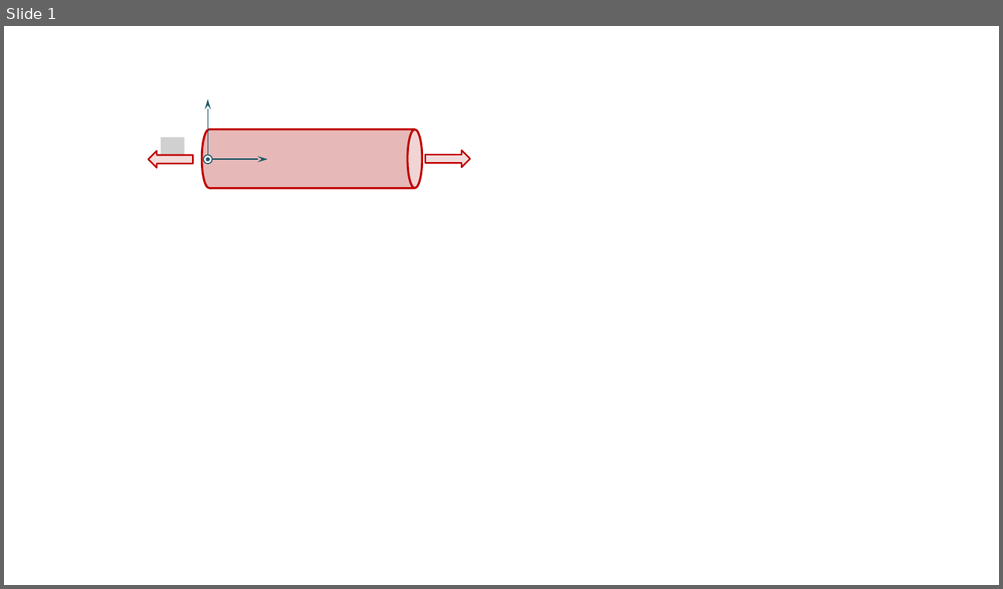
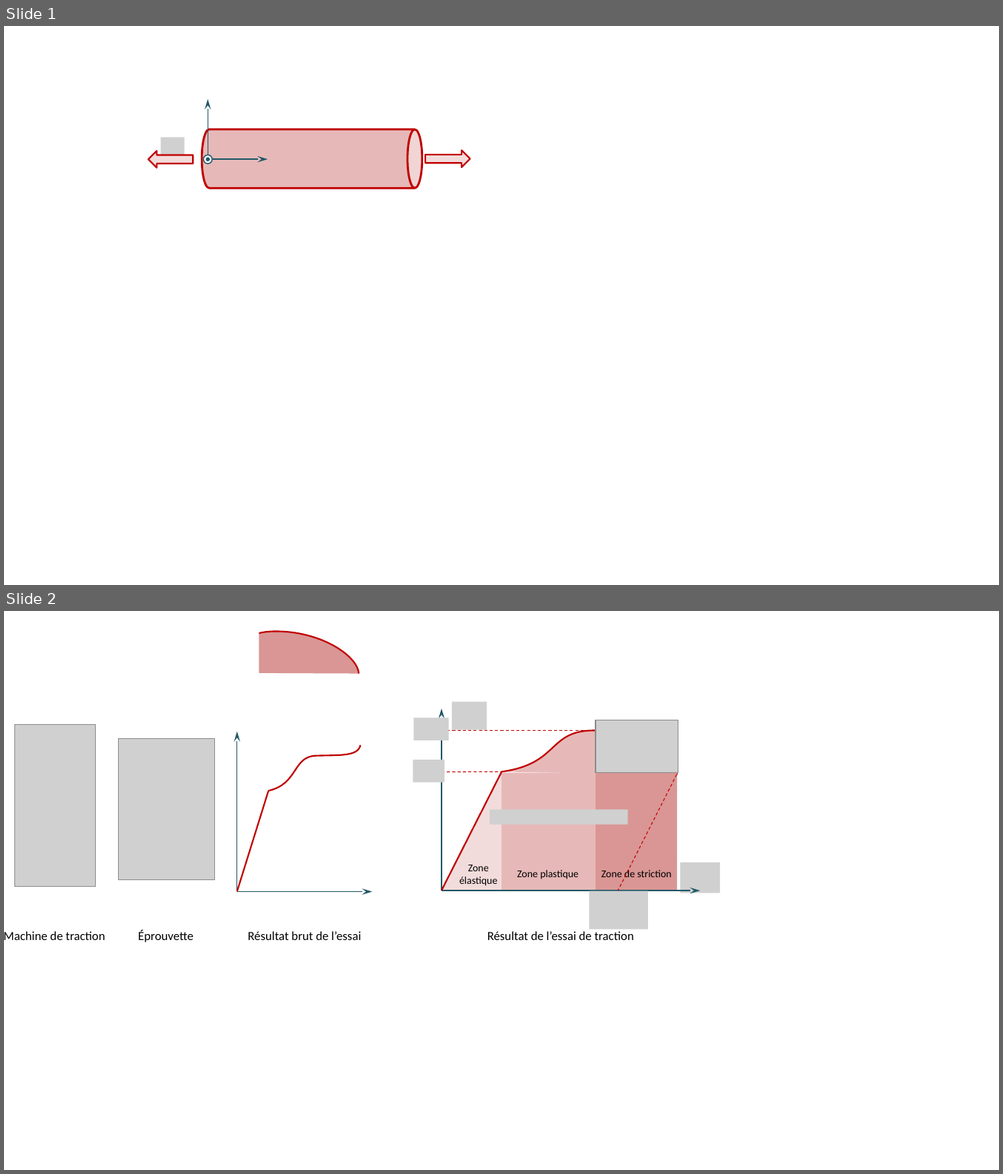
Before and after one commit to xpessoles/08_Etude_Deformation_Produits_Analyser_Modeliser_Resoudre, a slide deck: 02_TractionCompression/Fiche/images/Figures.pptx. Shown one above the other, each under a label of ours: slide 1 before the commit, slides 1 and 2 after it. The pictures are 1003x589 and 1003x1174 pixels, drawn with LibreOffice and Linux fonts; fonts in the diff are those of the drawing; grey boxes stand for pictures; background and template pictures are left out. Boxes give left, top, right and bottom in pixels: in the first picture for what was removed or moved away, otherwise in the second. Text is boxed around its words. In the diff, an @@ line names an element or a change of style, - is before the commit and + after.

```diff
--- a/02_TractionCompression/Fiche/images/Figures.pptx
+++ b/02_TractionCompression/Fiche/images/Figures.pptx
@@ slide 2 added at <box>4,611,999,1170</box>, background #FFFFFF @@
@@ rectangle added at <box>168,625,259,678</box>, fill #FFFFFF @@
@@ freeform shape added at <box>182,631,358,674</box>, fill #D99694, outline #C00000 1.5 pt @@
@@ picture added at <box>414,718,449,740</box> @@
@@ picture added at <box>452,702,486,730</box> @@
@@ picture added at <box>596,720,677,773</box> @@
@@ picture added at <box>14,724,95,887</box> @@
@@ picture added at <box>118,738,214,880</box> @@
@@ arrow added from (237, 891) to (237, 732), #215968 1 pt @@
@@ line added from (441, 730) to (593, 730), #C00000 0.75 pt dashed @@
@@ freeform shape added at <box>501,730,676,775</box>, fill #E6B9B8, outline #C00000 1.5 pt @@
@@ freeform shape added at <box>268,745,361,791</box>, outline #C00000 1.5 pt @@
@@ picture added at <box>413,760,444,783</box> @@
@@ right triangle added at <box>441,772,501,891</box>, fill #F2DCDB @@
@@ line added from (441, 891) to (502, 772), #C00000 1.5 pt @@
@@ line added from (441, 772) to (501, 772), #C00000 0.75 pt dashed @@
@@ rectangle added at <box>502,773,596,891</box>, fill #E6B9B8 @@
@@ rectangle added at <box>596,772,677,891</box>, fill #D99694 @@
@@ line added from (617, 891) to (677, 774), #C00000 0.75 pt dashed @@
@@ line added from (237, 891) to (268, 792), #C00000 1.5 pt @@
@@ text added at <box>459,865,498,886</box>, 10 pt, text #000000 @@
+Zone élastique
@@ text added at <box>517,870,578,880</box>, 10 pt, text #000000 @@
+Zone plastique
@@ text added at <box>601,870,671,877</box>, 10 pt, text #000000 @@
+Zone de striction
@@ arrow added from (237, 892) to (372, 892), #215968 1 pt @@
@@ group added at <box>441,709,720,893</box>: 2 arrows, 2 pictures @@
@@ picture added at <box>589,891,648,930</box> @@
@@ text added at <box>4,931,105,940</box>, 12 pt, text #000000 @@
+Machine de traction
@@ text added at <box>138,931,193,943</box>, 12 pt, text #000000 @@
+Éprouvette
@@ text added at <box>247,931,361,940</box>, 12 pt, text #000000 @@
+Résultat brut de l’essai
@@ text added at <box>487,931,634,940</box>, 12 pt, text #000000 @@
+Résultat de l’essai de traction
```
Also in this commit, not shown: 8 other files.
